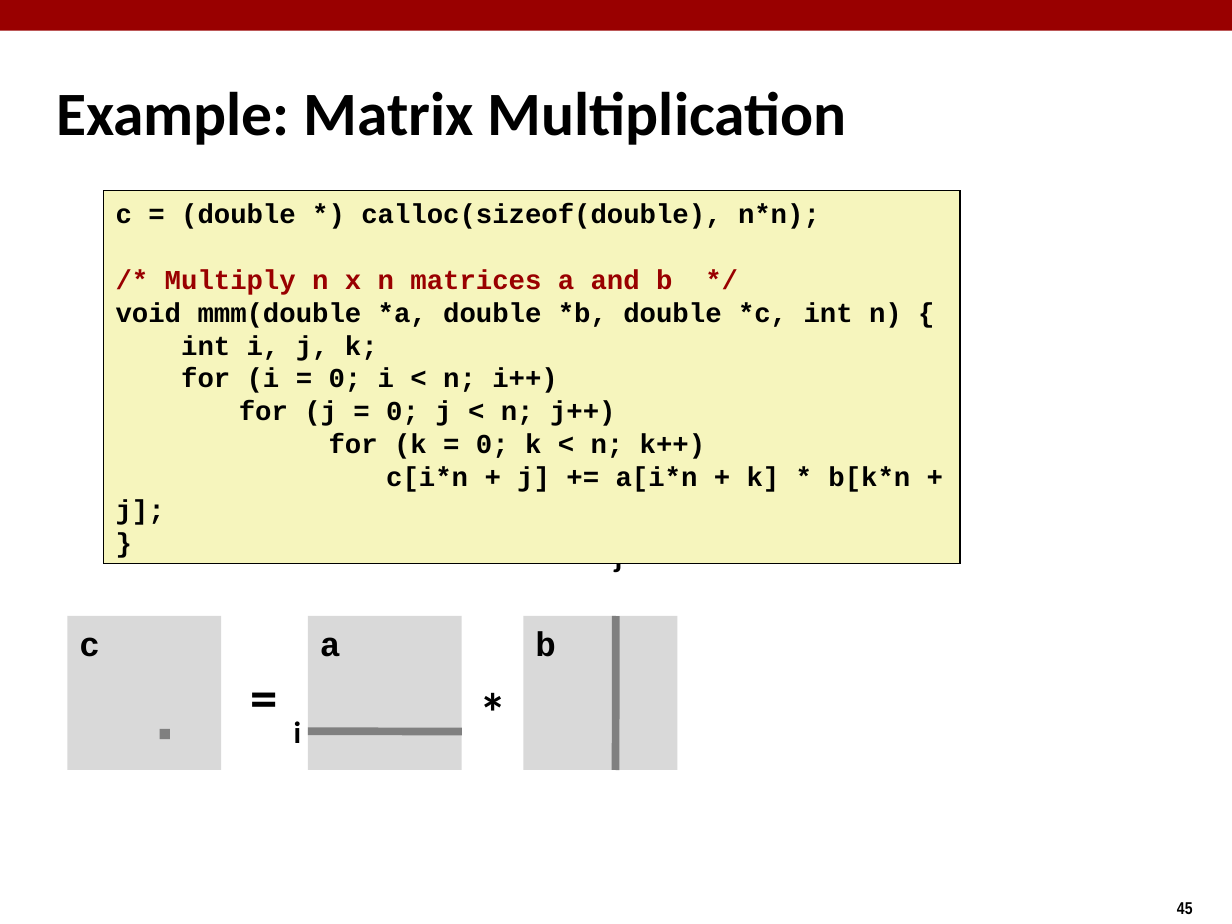
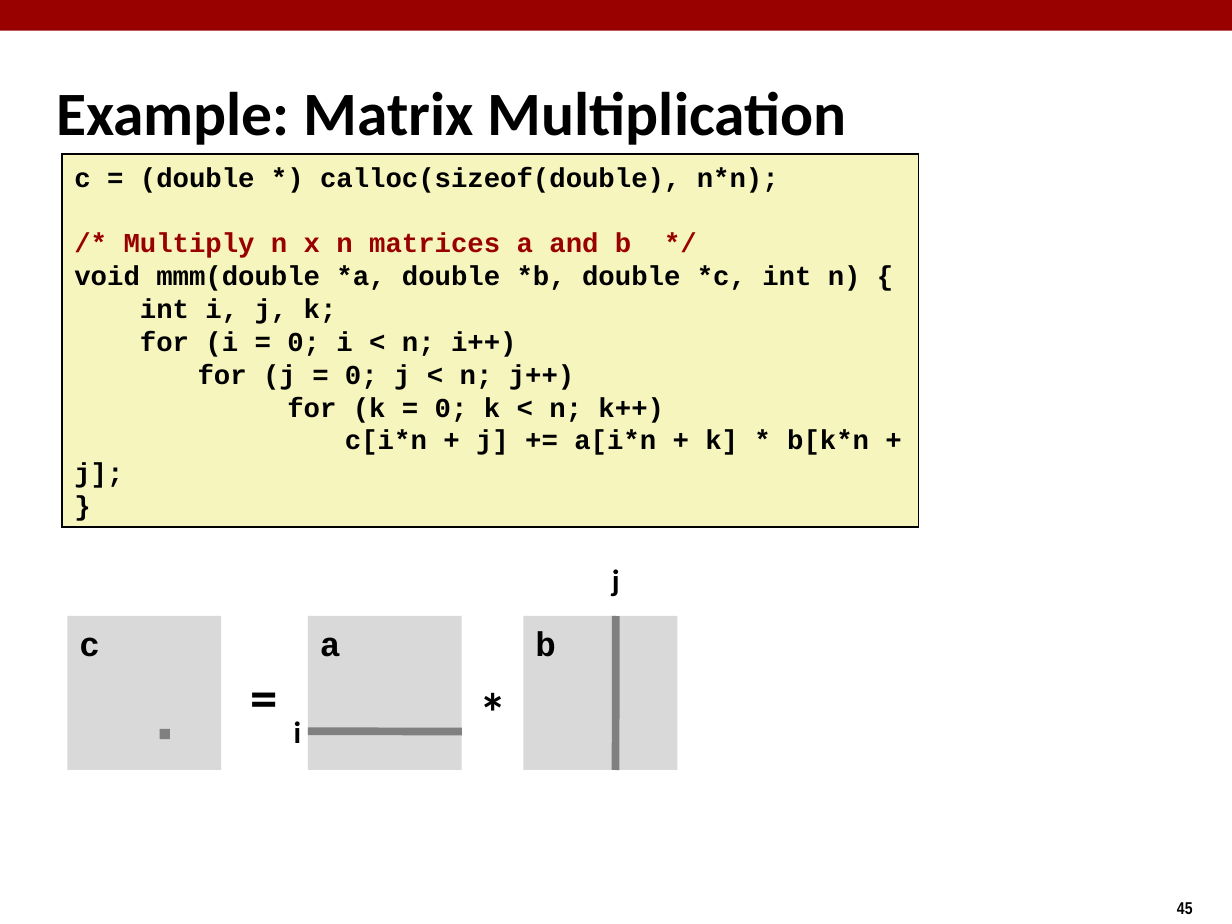
Before and after one commit to diku-compSys/compSys-e2021-pub, a slide deck: slide 45 of lectures/210927_caching/caching.odp. Drawn at 1232x924 pixels with LibreOffice and Linux fonts; fonts in the diff are those of the drawing. Boxes give left, top, right and bottom in pixels: in the first picture for what was removed or moved away, otherwise in the second. Text is boxed around its words. In the diff, an @@ line names an element or a change of style, - is before the commit and + after.

```diff
--- a/lectures/210927_caching/caching.odp
+++ b/lectures/210927_caching/caching.odp
@@ rectangle "c = (double *) calloc(sizeof(double), ...": place and size @@
-rectangle "c = (double *) calloc(sizeof(double), ..." at [103,191,960,564]
+rectangle "c = (double *) calloc(sizeof(double), ..." at [63,154,919,527]
@@ text "j" rewrapped from [615,563,623,575] to [612,569,620,597] @@
```
Also in this commit, not shown: 12 other slides changed, 1 other file.
